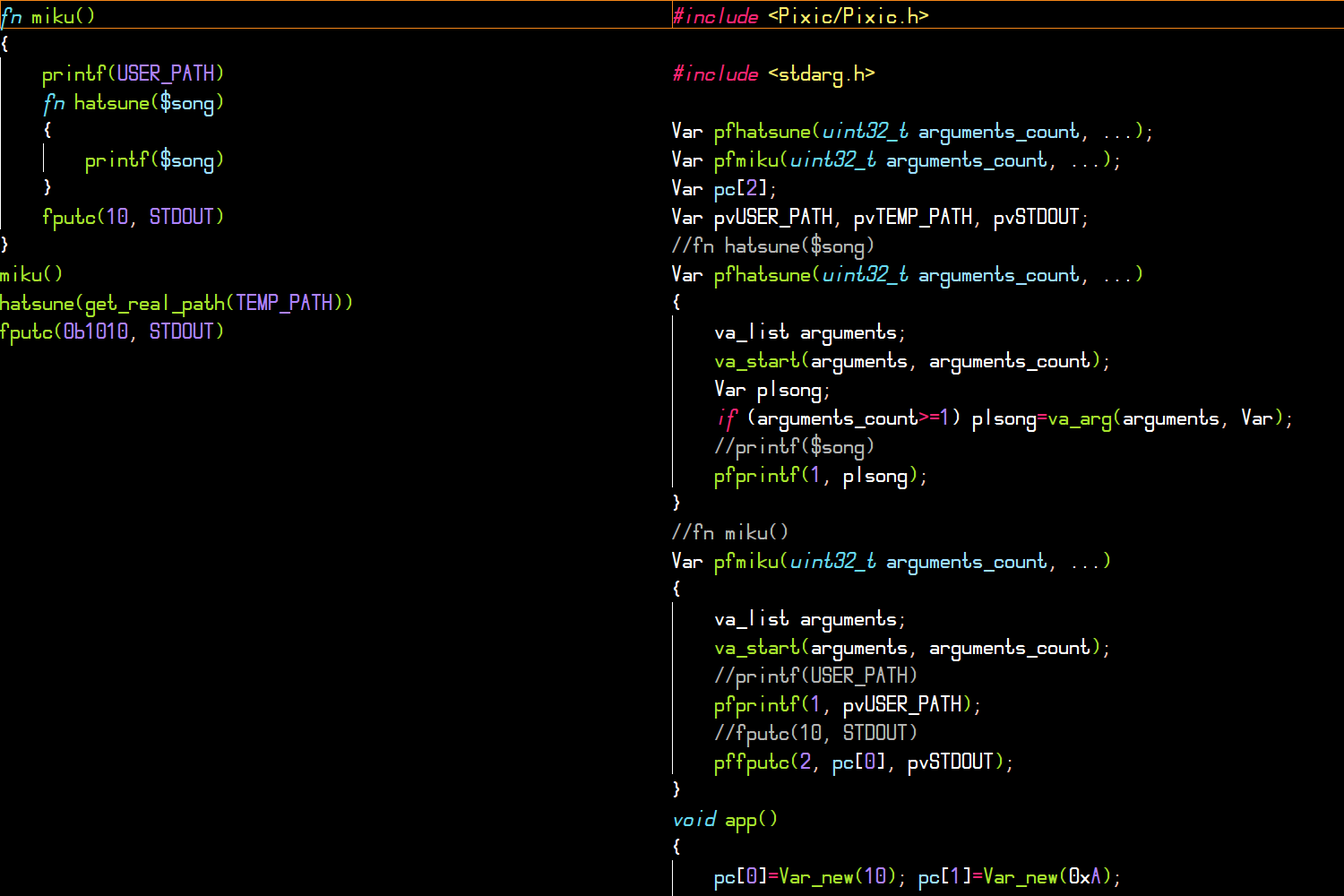
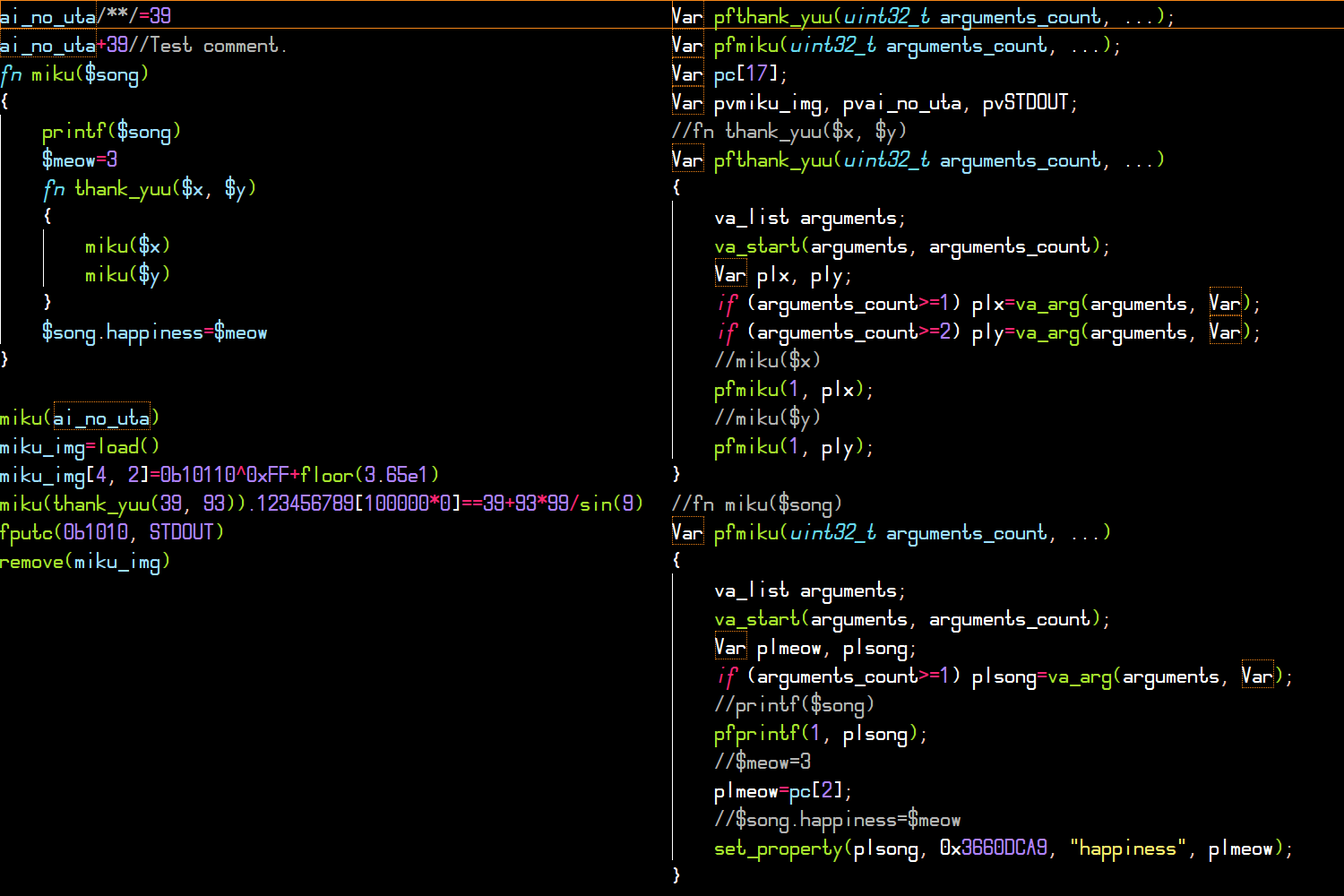
Before/after of a 1344 x 896 layered artwork. What changed in the layer stack:
painted on "C" over [671, 0, 1291, 896]
painted on "Pixilang" over [0, 0, 643, 576]
